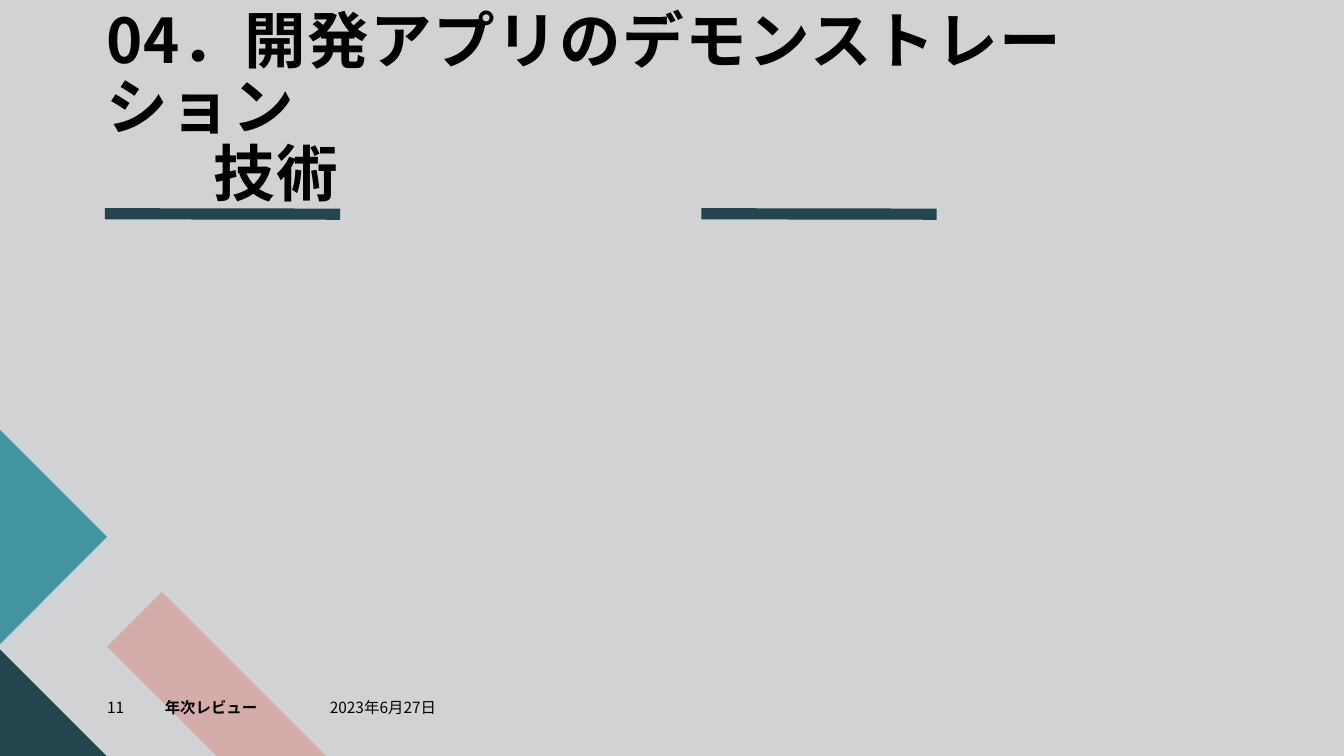
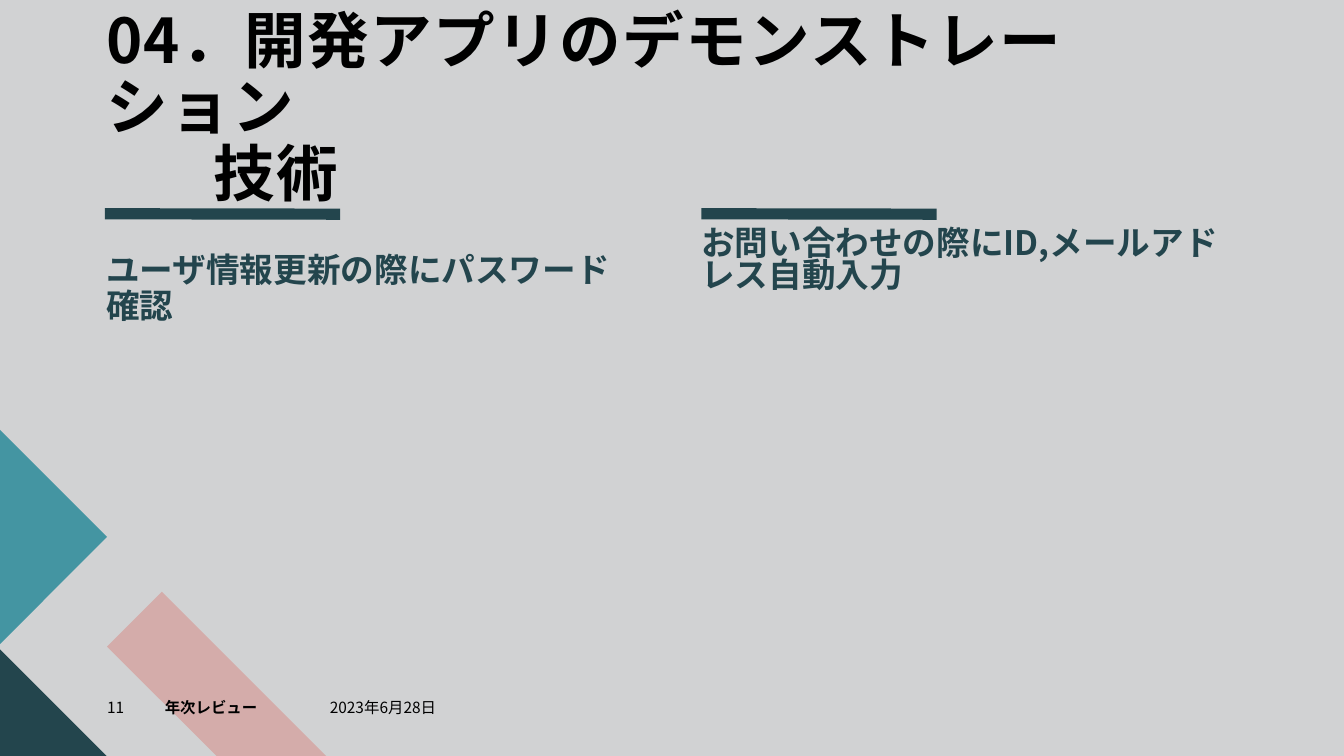
Before and after one commit to dojo2023/C-5, a slide deck: slide 11 of doc/SubsKeeper.pptx. Drawn at 1344x756 pixels with LibreOffice and Linux fonts; fonts in the diff are those of the drawing. Boxes give left, top, right and bottom in pixels: in the first picture for what was removed or moved away, otherwise in the second. Text is boxed around its words. In the diff, an @@ line names an element or a change of style, - is before the commit and + after.

```diff
--- a/doc/SubsKeeper.pptx
+++ b/doc/SubsKeeper.pptx
@@ text added at (701, 226, 1217, 290), 24 pt, text #23454D, bold @@
+お問い合わせの際にID,メールアドレス自動入力
@@ text added at (106, 253, 609, 321), 24 pt, text #23454D, bold @@
+ユーザ情報更新の際にパスワード確認
@@ text at (330, 700, 436, 715): text changed @@
-2023年6月27日
+2023年6月28日
```
Also in this commit, not shown: 16 other slides changed.
